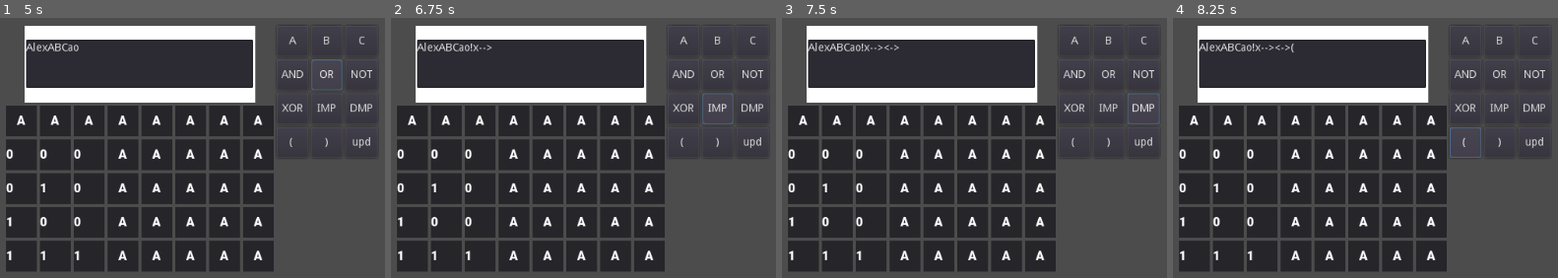
Above: before the commit, frames 1-4 (left to right).
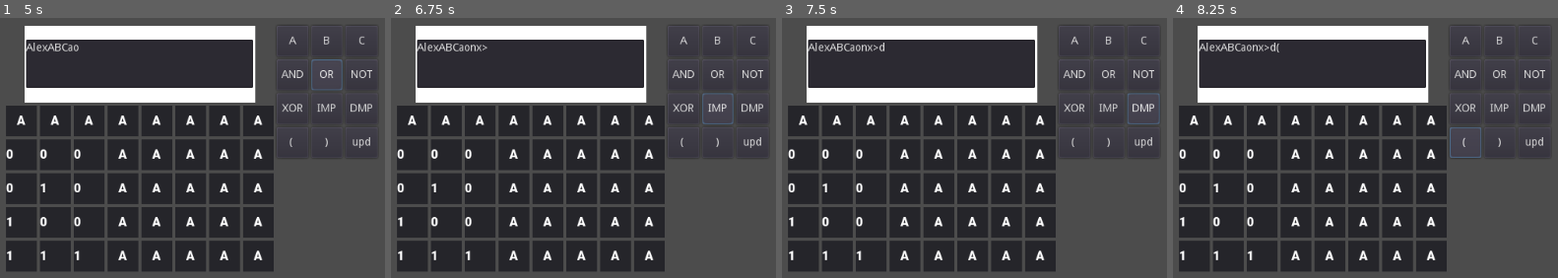
Above: after the commit, the same moments.

Repository: CarletonComputerScienceSociety/logic-game
Game: Godot game, scene res://calculator.tscn
Two runs of this game, one before a commit and one after it. Both use one fixed random seed, a clock stepped at 60 frames per second and the inputs below.
Inputs (mouse positions are in pixels of both pictures, inside the frame that each line leads up to):
- Up to frame 1 (5 s): click (138, 64) at 0.52 s; type "Alex" at 0.6 s; click "A" at 1.25 s; click "B" at 2 s; click "C" at 2.75 s; click "AND" at 3.5 s; click "OR" at 4.25 s
- Up to frame 2 (6.75 s): click "NOT" at 5 s; click "XOR" at 5.75 s; click "IMP" at 6.5 s
- Up to frame 3 (7.5 s): click "DMP" at 7.25 s
- Up to frame 4 (8.25 s): click "(" at 8 s

Frame 1 is identical in both runs. In frame 2, less than 0.1% of the frame differs, in the area x 20-27%, y 9-13%; in frame 3, 0.1%; in frame 4, 0.2%, in the area x 20-32%, y 9-14%.

Commit message:
Working on tree parsing system

Diff:
--- a/calculator.gd
+++ b/calculator.gd
@@ -1,7 +1,9 @@
 extends Control
 onready var functions = get_node("/root/Functions")
 
-var symbol = ["A","B","C","a","o", "!", "x", "-->", "<->", "(", ")"]
+const treeNodeOb = preload("res://treeClass.gd")
+
+var symbol = ["A","B","C","a","o", "n", "x", ">", "d", "(", ")"]
 var A = [false, false, true, true]
 var B = [false, true, false, true]
 
@@ -52,10 +54,12 @@
 	print(data)
 
 func _on_Button_pressed(i):
+	print(symbol[i])
 	textBox.insert_text_at_cursor(symbol[i])
 
 func _on_updated():
 	equation = textBox.get_line(0)
+	print(textBox.get_line(0))
 	_equ_to_array()
 	#_parse()
 	_parse_and_control()
@@ -64,41 +68,57 @@
 	equ_array = []
 	for i in len(equation):
 		var y = equation.substr(i,1)
+		print(y)
+		print(y.to_upper() == y)
 		if y.to_upper() == y:
-			if(y == "A"):
-				equ_array.append(A)
-			elif( y == "B"):
-				equ_array.append(B)
+			if(y == symbol[0]):
+				equ_array.append(A.duplicate(true))
+			elif( y == symbol[1]):
+				equ_array.append(B.duplicate(true))
 		else:
 			equ_array.append(y)
-	print("hi")
-	print(equ_array)
+	#print("hi")
+	#print(equ_array)
 
 
 func _parse_and_control():
 	data = [A, B]
-	header = ["A", "B"]
+	header = [symbol[0], symbol[1]]
 
-	var notFind = equ_array.find("!")
+	var tree = _buildTree()
 
-	# A, a, B, a, C
-	#var andFind = equ.find("a")
-	print(notFind)
-	#print(andFind)
 
-	if notFind > -1 && notFind < len(equ_array)-1: #not
-		equ_array.remove(notFind)
-		equ_array[notFind] = notOp(equ_array[notFind])
-		data.append(equ_array[notFind])
-		print(data[len(data)-1])
+func _buildTree():
+	var equ = equ_array.duplicate(true)
 
-#	if andFind > -1 && andFind < len(equ)-1: #and
-#		equ.remove(notFind)
-#		if equ[notFind] == "A":
-#			data.append(andOp(data[0]))
-#		elif equ[notFind] == "B":
-#			data.append(notOp(data[1]))
-#		print(data[len(data)-1])
+	for i in range(len(equ)):
+		equ[i] = treeNodeOb.new(equ[i])
+
+	var flag = true
+	var i = 0
+	while flag:
+		if typeof(equ[i].value)  == TYPE_STRING && equ[i].rightNode == null:
+			if equ[i].value != symbol[5]: #not !
+				equ[i].leftNode = equ[i-1]
+				equ[i].rightNode = equ[i+1]
+				equ.remove(i-1)
+				equ.remove(i)
+				i = i-1
+			else:
+				equ[i].rightNode = equ[i+1]
+				equ.remove(i+1)
+		elif typeof(equ[i].value)  == TYPE_STRING:
+			i = i+1
+		elif typeof(equ[i].value) == TYPE_OBJECT:
+			i = i+1
+		elif typeof(equ[i].value) == TYPE_ARRAY:
+			i = i+1
+
+		if equ.size() == 1:
+			return equ
+
+
+
 
 var x = []
 
--- /dev/null
+++ b/engine.gd
@@ -0,0 +1,32 @@
+extends Node
+
+enum Symbol {
+	VAR_A,
+	VAR_B,
+	VAR_C,
+	OP_AND,
+	OP_OR,
+	OP_NOT,
+	OP_XOR,
+	OP_IMP,
+	OP_EQU,
+	LEFT_BRACKET,
+	RIGHT_BRACKET
+}
+
+func _ready():
+	print("Test")
+
+func match_brackets(syms):
+	var stack = [[]]
+	for sym in syms:
+		if sym == Symbol.LEFT_BRACKET:
+			var new_layer = []
+			stack.back().append(new_layer)
+			stack.push_back(new_layer)
+		elif sym == Symbol.RIGHT_BRACKET:
+			stack.pop_back()
+		else:
+			stack.back().append(sym)
+	assert(len(stack) == 1)
+	return stack.back()
--- a/project.godot
+++ b/project.godot
@@ -8,8 +8,14 @@
 
 config_version=4
 
-_global_script_classes=[  ]
+_global_script_classes=[ {
+"base": "Object",
+"class": "treeNode",
+"language": "GDScript",
+"path": "res://treeClass.gd"
+} ]
 _global_script_class_icons={
+"treeNode": ""
 }
 
 [application]
--- /dev/null
+++ b/treeClass.gd
@@ -0,0 +1,17 @@
+extends Object
+class_name treeNode
+
+var leftNode
+var rightNode
+var value
+
+func _init(_value):
+	value = _value
+	leftNode = null
+	rightNode = null
+
+func addLeft(newNode):
+	leftNode = newNode
+
+func addRight(newNode):
+	rightNode = newNode
